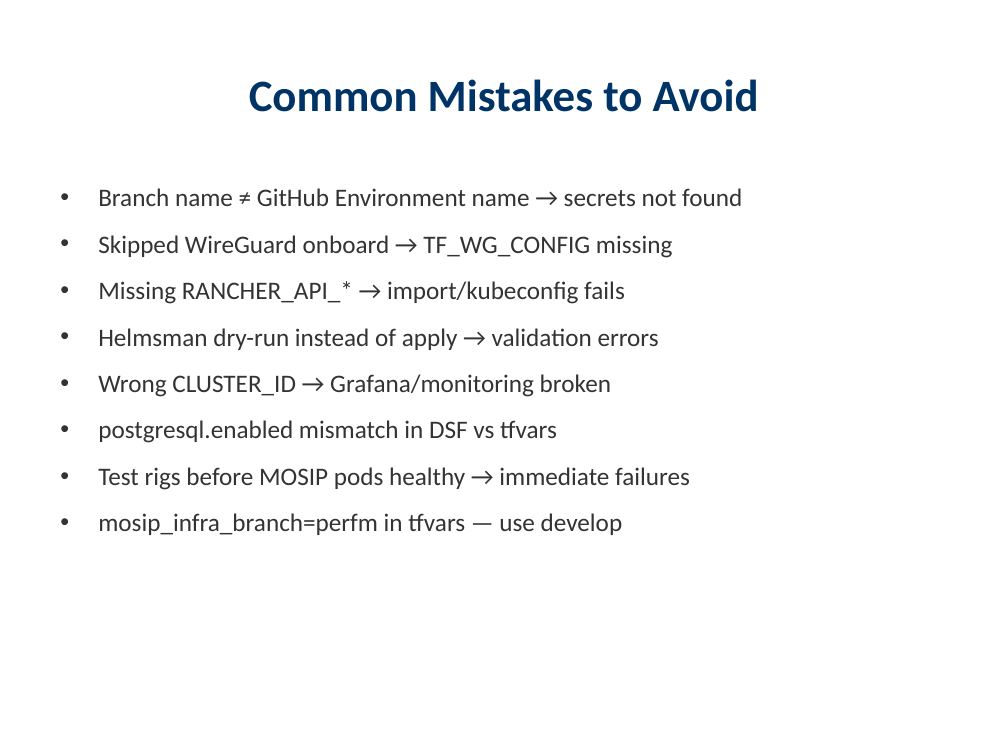
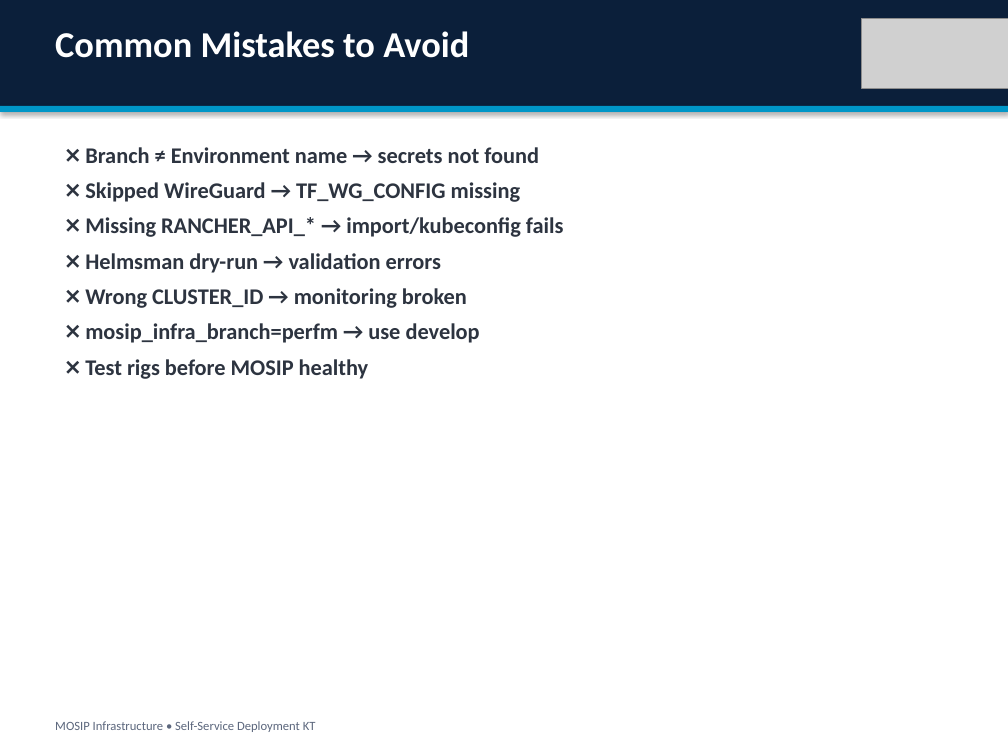
Before and after one commit to Ivanmeneges/infra, a slide deck: slide 22 of docs/presentations/MOSIP_New_Environment_Deployment_KT.pptx. Drawn at 1008x756 pixels with LibreOffice and Linux fonts; fonts in the diff are those of the drawing; grey boxes stand for pictures. Boxes give left, top, right and bottom in pixels: in the first picture for what was removed or moved away, otherwise in the second. Text is boxed around its words. In the diff, an @@ line names an element or a change of style, - is before the commit and + after.

```diff
--- a/docs/presentations/MOSIP_New_Environment_Deployment_KT.pptx
+++ b/docs/presentations/MOSIP_New_Environment_Deployment_KT.pptx
@@ rectangle added at [0,0,1008,756], fill #FFFFFF @@
@@ rectangle added at [0,0,1008,106], fill #0B1F3A @@
@@ text "Common Mistakes to Avoid": place and size @@
-text "Common Mistakes to Avoid" at [249,79,759,112]
+text "Common Mistakes to Avoid" at [55,31,469,58]
@@ text "Common Mistakes to Avoid" at [55,31,469,58]: size 32 to 26 pt, text colour #003366 to #FFFFFF; alignment centre to left @@
@@ picture added at [862,18,1008,89] @@
@@ rectangle added at [0,106,1008,112], fill #0096C7 @@
@@ text at [85,147,564,379]: text changed; size 18 to 16 pt; text colour #333333 to #2D3440; bold on @@
-• Branch name ≠ GitHub Environment name → secrets not found
-• Skipped WireGuard onboard → TF_WG_CONFIG missing
-• Missing RANCHER_API_* → import/kubeconfig fails
-• Helmsman dry-run instead of apply → validation errors
-• Wrong CLUSTER_ID → Grafana/monitoring broken
-• postgresql.enabled mismatch in DSF vs tfvars
-• Test rigs before MOSIP pods healthy → immediate failures
-• mosip_infra_branch=perfm in tfvars — use develop
+❌ Branch ≠ Environment name → secrets not found
+❌ Skipped WireGuard → TF_WG_CONFIG missing
+❌ Missing RANCHER_API_* → import/kubeconfig fails
+❌ Helmsman dry-run → validation errors
+❌ Wrong CLUSTER_ID → monitoring broken
+❌ mosip_infra_branch=perfm → use develop
+❌ Test rigs before MOSIP healthy
@@ text added at [55,721,316,732], 9 pt, text #5C677D @@
+MOSIP Infrastructure • Self-Service Deployment KT
```
Also in this commit, not shown: 16 other slides changed, 8 slides added, 8 slides removed, 2 other files.
